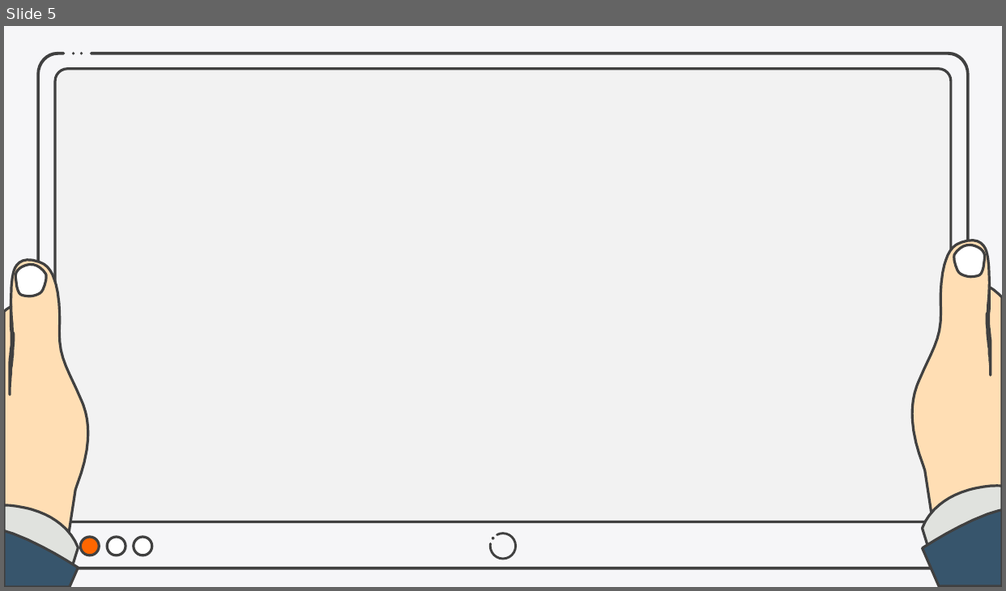
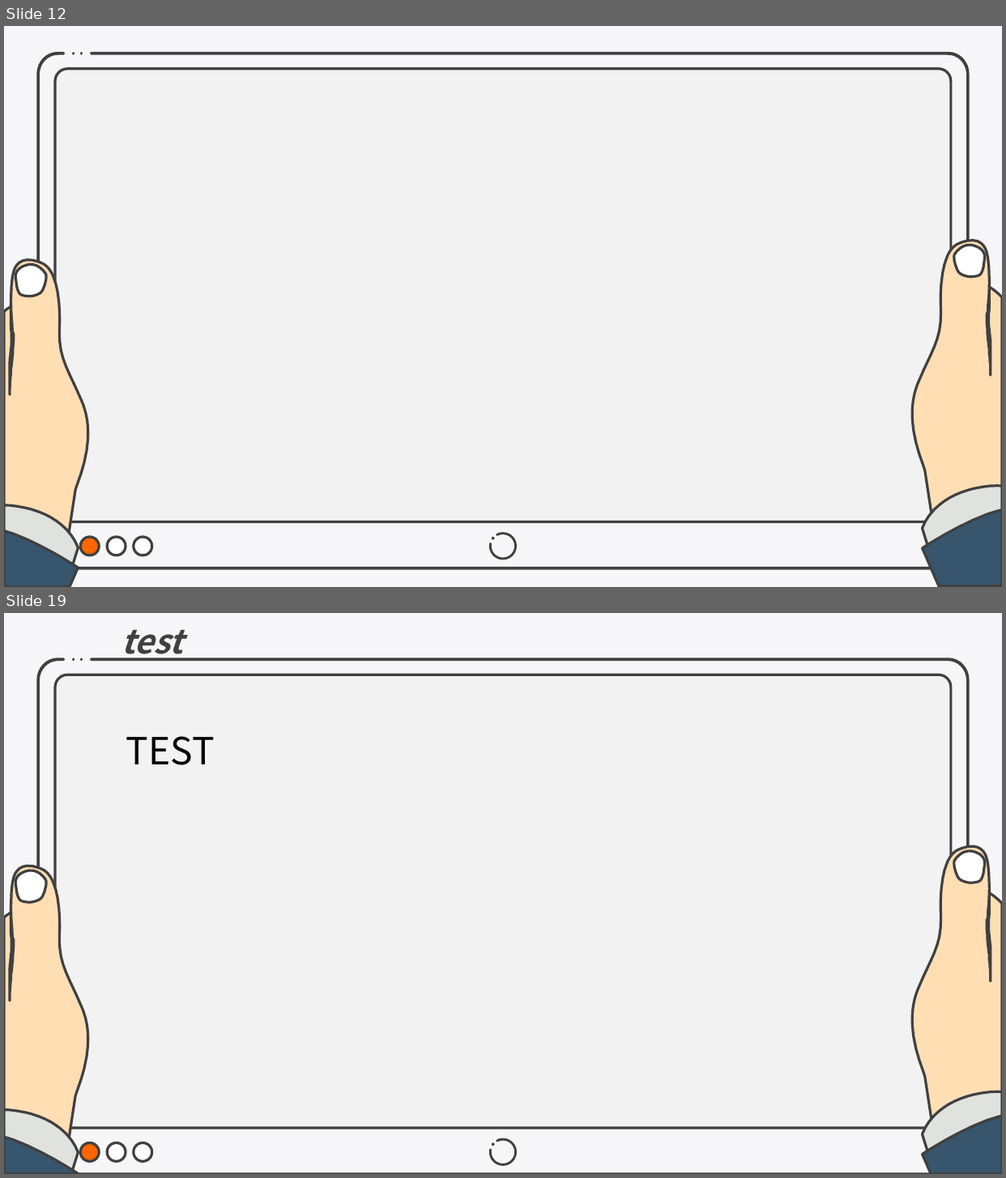
Before and after one commit to lee-dk/Final_Project, a slide deck: ppt/[융복합프로젝트]10조_또왓슈.pptx. Shown one above the other, each under a label of ours: slide 5 before the commit, slides 12 and 19 after it; the slides between them are not shown. The pictures are 1006x591 and 1006x1178 pixels, drawn with LibreOffice and Linux fonts; fonts in the diff are those of the drawing. Boxes give left, top, right and bottom in pixels: in the first picture for what was removed or moved away, otherwise in the second. Text is boxed around its words. In the diff, an @@ line names an element or a change of style, - is before the commit and + after.

```diff
--- a/ppt/[융복합프로젝트]10조_또왓슈.pptx
+++ b/ppt/[융복합프로젝트]10조_또왓슈.pptx
@@ slide 19 added at (4, 613, 1002, 1174), background #F6F6F8 @@
@@ text added at (121, 630, 183, 661), 32 pt, text #404040, bold, italic @@
+test
@@ text added at (126, 736, 215, 765), 36 pt, text #000000 @@
+TEST
@@ group added at (4, 658, 1002, 1174): 11 freeform shapes, 4 ellipses, 1 round same rect, 1 arc (boxed as its full ellipse) @@
@@ what was slide 5 is now slide 12 @@
```
Also in this commit, not shown: 3 slides changed, 12 other slides added.
